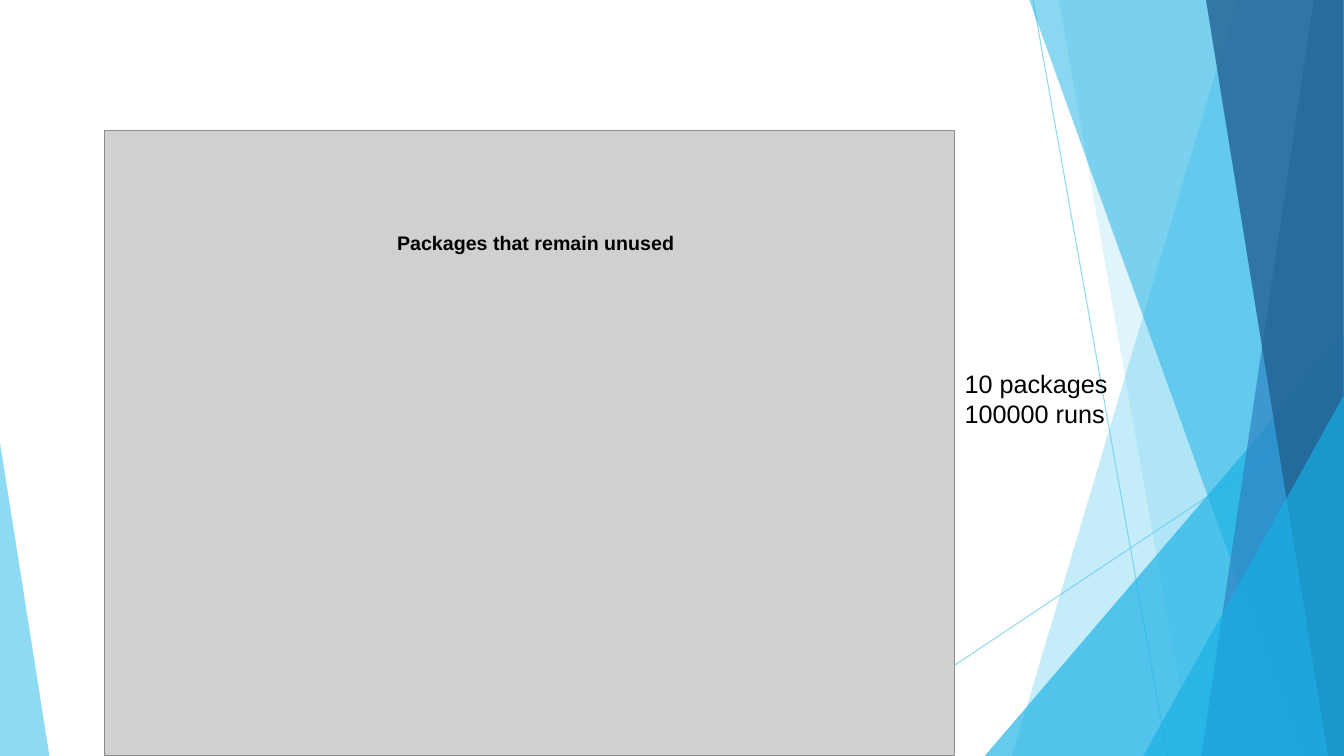
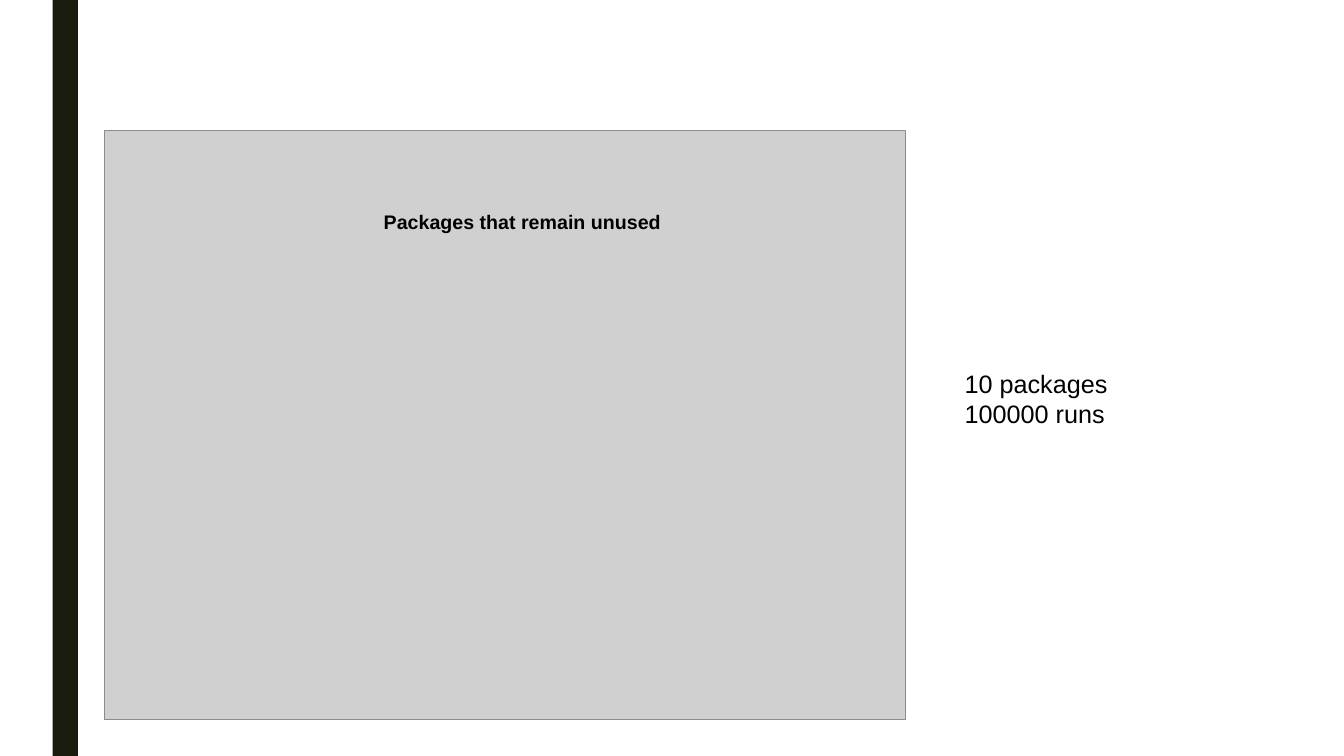
Before and after one commit to swengeler/PP3, a slide deck: slide 10 of Report, presentation and related stuff/Knapsack_problem.pptx (slide 7 before the commit). Drawn at 1344x756 pixels with LibreOffice and Linux fonts; fonts in the diff are those of the drawing; grey boxes stand for pictures. Boxes give left, top, right and bottom in pixels: in the first picture for what was removed or moved away, otherwise in the second. Text is boxed around its words. In the diff, an @@ line names an element or a change of style, - is before the commit and + after.

```diff
--- a/Report, presentation and related stuff/Knapsack_problem.pptx
+++ b/Report, presentation and related stuff/Knapsack_problem.pptx
@@ rectangle added at (x1=52, y1=0, x2=78, y2=756), fill #191B0E @@
@@ picture resized from (x1=105, y1=131, x2=955, y2=756) to (x1=105, y1=131, x2=906, y2=720) @@
@@ text "Packages that remain unused" moved from (x1=397, y1=235, x2=674, y2=254) to (x1=384, y1=214, x2=661, y2=233) @@
@@ group removed at (x1=0, y1=0, x2=1344, y2=756): 5 freeform shapes, 3 triangles, 2 lines @@
```
Also in this commit, not shown: 15 other slides changed, 9 slides added, 1 slide removed.
